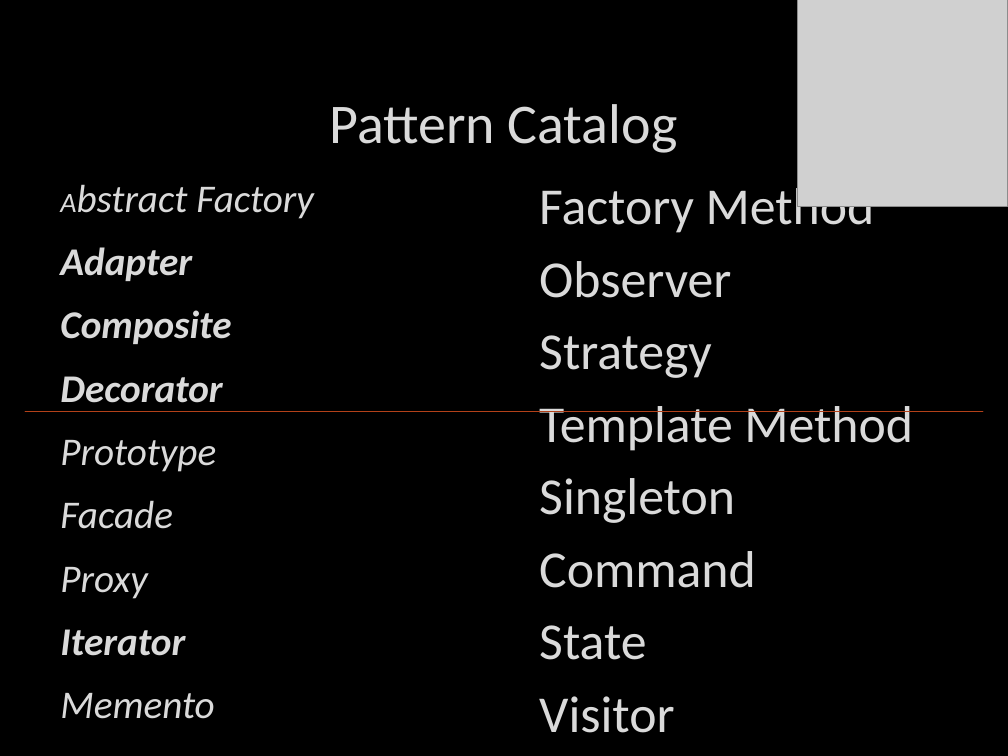
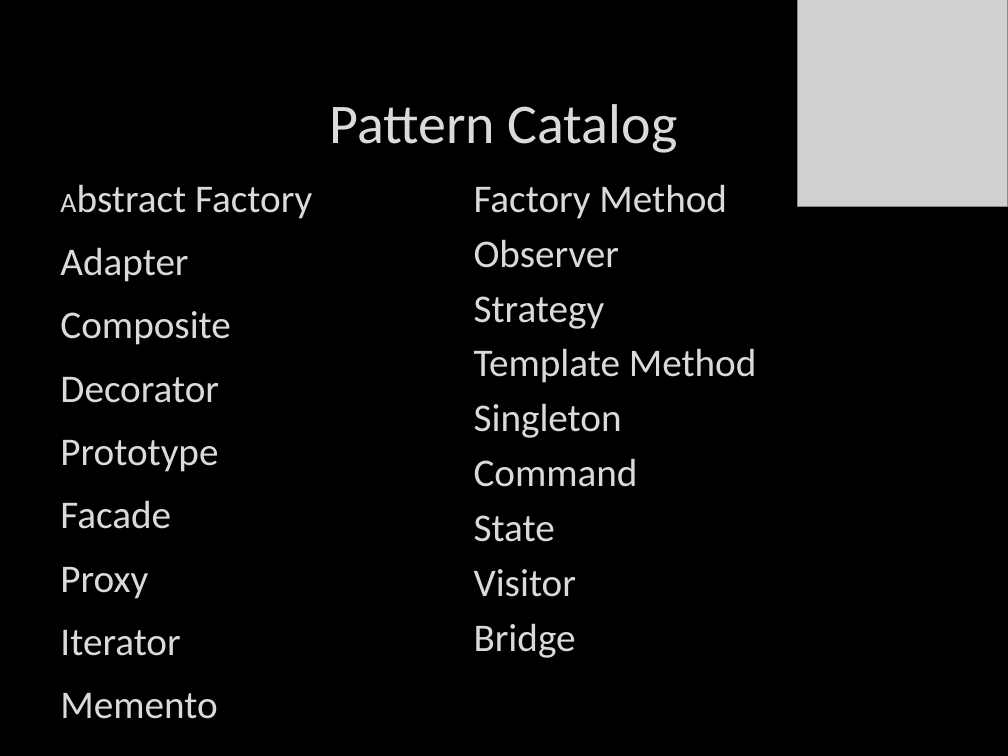
Before and after one commit to itenium-be/Talk-DesignPatterns, a slide deck: slide 9 of patterns.pptx (slide 8 before the commit). Drawn at 1008x756 pixels with LibreOffice and Linux fonts; fonts in the diff are those of the drawing; grey boxes stand for pictures; background and template pictures are left out. Boxes give left, top, right and bottom in pixels: in the first picture for what was removed or moved away, otherwise in the second. Text is boxed around its words. In the diff, an @@ line names an element or a change of style, - is before the commit and + after.

```diff
--- a/patterns.pptx
+++ b/patterns.pptx
@@ text "Abstract Factory" at box(60, 187, 312, 719): italic off; bold off in "Adapter", "Composite", "Decorator", "Iterator" @@
@@ text "Factory Method": place and size @@
-text "Factory Method" at box(539, 181, 913, 733)
+text "Factory Method" at box(474, 184, 757, 658)
@@ text "Factory Method" at box(474, 184, 757, 658): size 37 to 28 pt; less space between paragraphs @@
@@ line removed from (25, 411) to (983, 411) @@
```
Also in this commit, not shown: 11 other slides changed, 1 slide removed, 1 other file.
